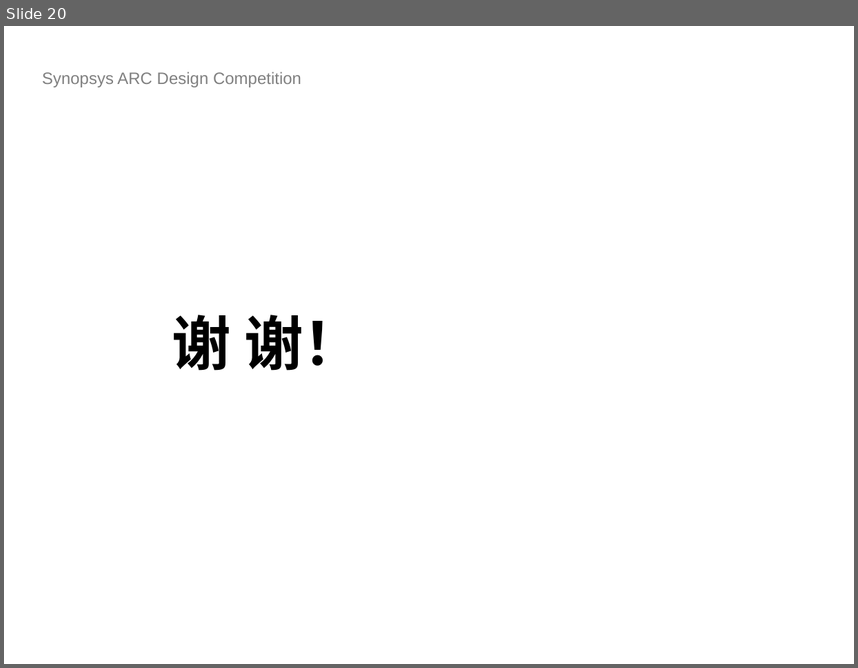
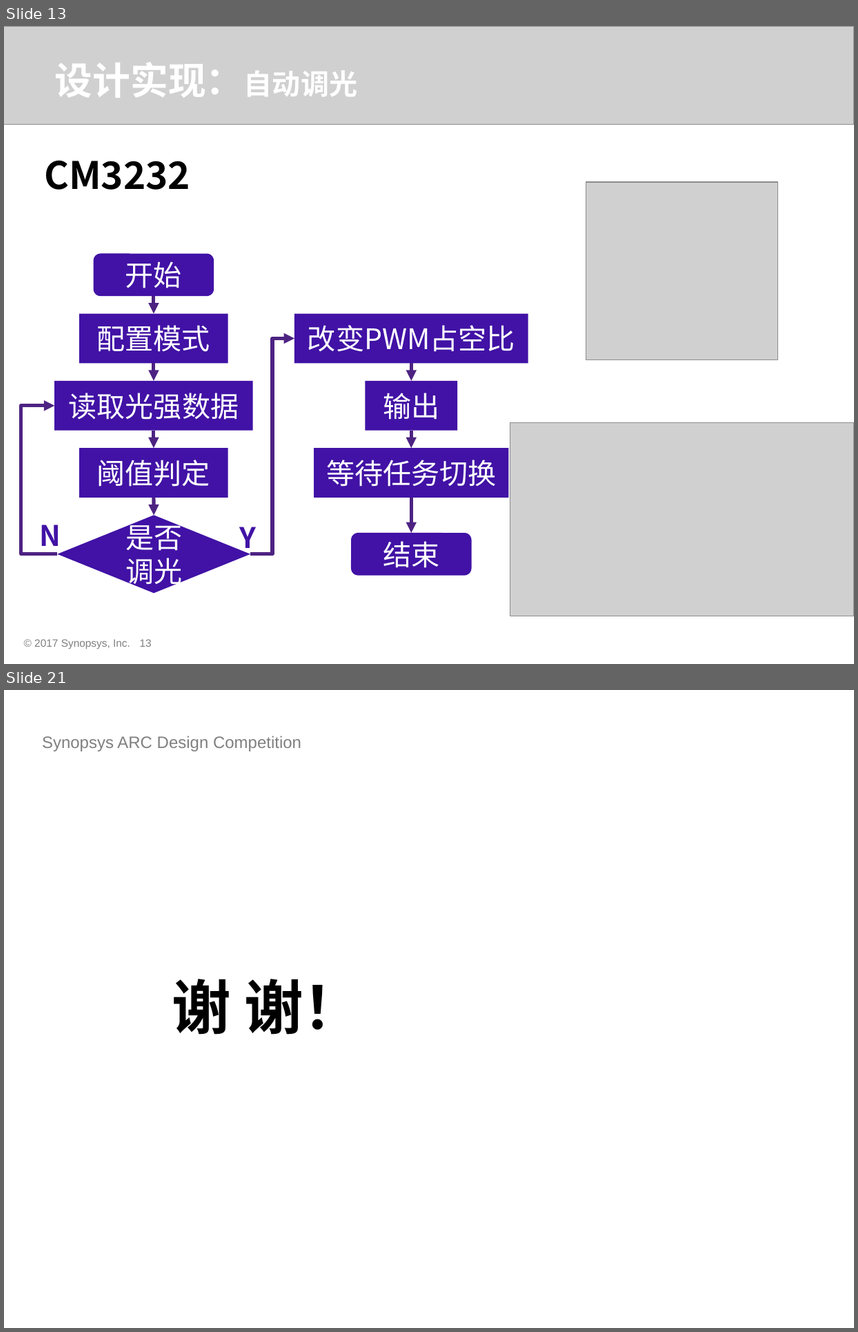
Before and after one commit to foss-for-synopsys-dwc-arc-processors/embarc_applications, a slide deck: arc_design_contest/2018/HUST_SmartLamp/doc/ICC312UP.pptx. Shown one above the other, each under a label of ours: slide 20 before the commit, slides 13 and 21 after it; the slides between them are not shown. The pictures are 858x668 and 858x1332 pixels, drawn with LibreOffice and Linux fonts; fonts in the diff are those of the drawing; grey boxes stand for pictures; background and template pictures are left out. Boxes give left, top, right and bottom in pixels: in the first picture for what was removed or moved away, otherwise in the second. Text is boxed around its words. In the diff, an @@ line names an element or a change of style, - is before the commit and + after.

```diff
--- a/arc_design_contest/2018/HUST_SmartLamp/doc/ICC312UP.pptx
+++ b/arc_design_contest/2018/HUST_SmartLamp/doc/ICC312UP.pptx
@@ slide 13 added at [4,26,854,664], background #FFFFFF @@
@@ picture added at [4,26,854,125] @@
@@ text added at [55,62,357,98], 32 pt, text #FFFFFF, bold @@
+设计实现：自动调光
@@ text added at [44,160,190,190], 32 pt, text #000000, bold @@
+CM3232
@@ picture added at [586,181,778,359] @@
@@ picture added at [510,423,854,616] @@
@@ group added at [21,253,528,593]: 7 arrows, 6 rectangles, 2 rounded rectangles, 2 elbow arrows, 2 texts, 1 diamond @@
+开始
+配置模式
+读取光强数据
+阈值判定
+是否
+调光
+改变PWM占空比
+输出
+等待任务切换
+结束
+N
+Y
@@ text added at [34,639,130,648], 9 pt, text #808080 @@
+© 2017 Synopsys, Inc.
@@ page number added at [140,639,152,646], 9 pt, text #808080 @@
+13
@@ what was slide 20 is now slide 21 @@
```
Also in this commit, not shown: 6 slides changed, 13 other slides added, 13 slides removed.
